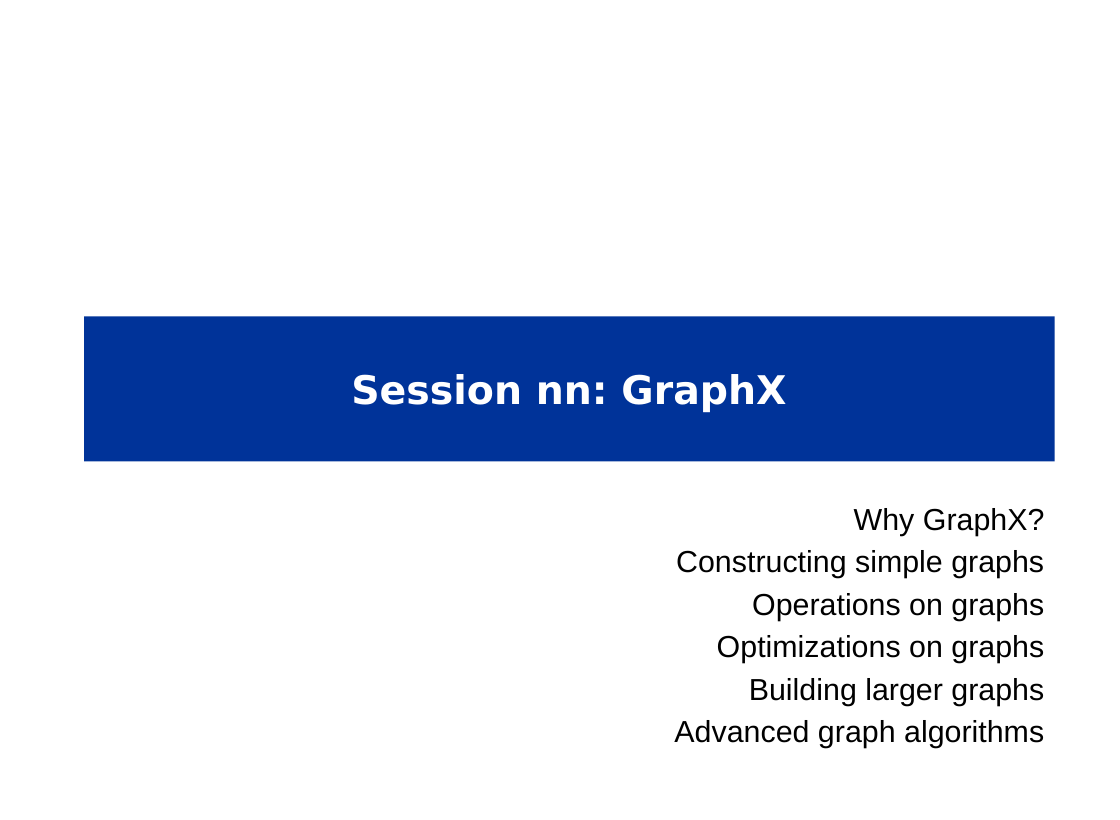
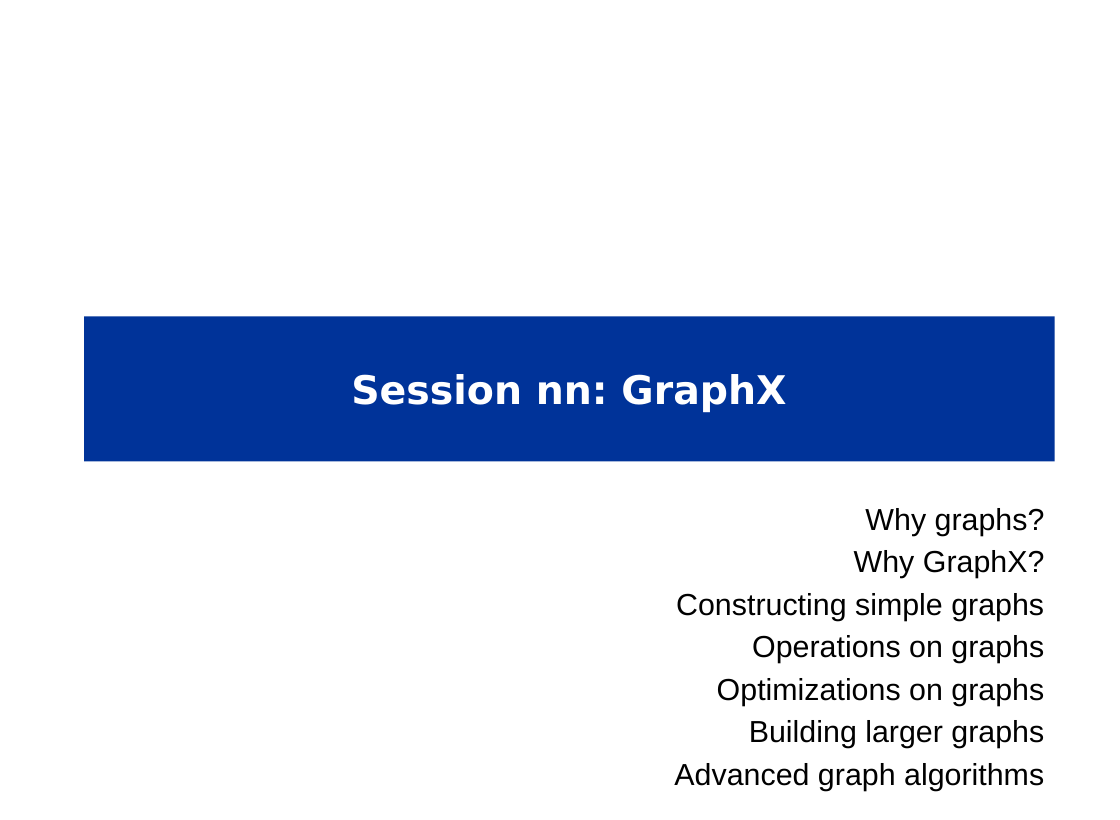
Before and after one commit to mattvinks/spark-labs, a slide deck: slide 1 of slides/nn_GraphX.pptm. Drawn at 1120x820 pixels with LibreOffice and Linux fonts; fonts in the diff are those of the drawing; background and template pictures are left out. Boxes give left, top, right and bottom in pixels: in the first picture for what was removed or moved away, otherwise in the second. Text is boxed around its words. In the diff, an @@ line names an element or a change of style, - is before the commit and + after.

```diff
--- a/slides/nn_GraphX.pptm
+++ b/slides/nn_GraphX.pptm
@@ subtitle at (x1=865, y1=508, x2=1045, y2=536): paragraph added @@
+  Why graphs?
```
Also in this commit, not shown: 2 other slides changed, 9 slides added, 1 slide removed.
